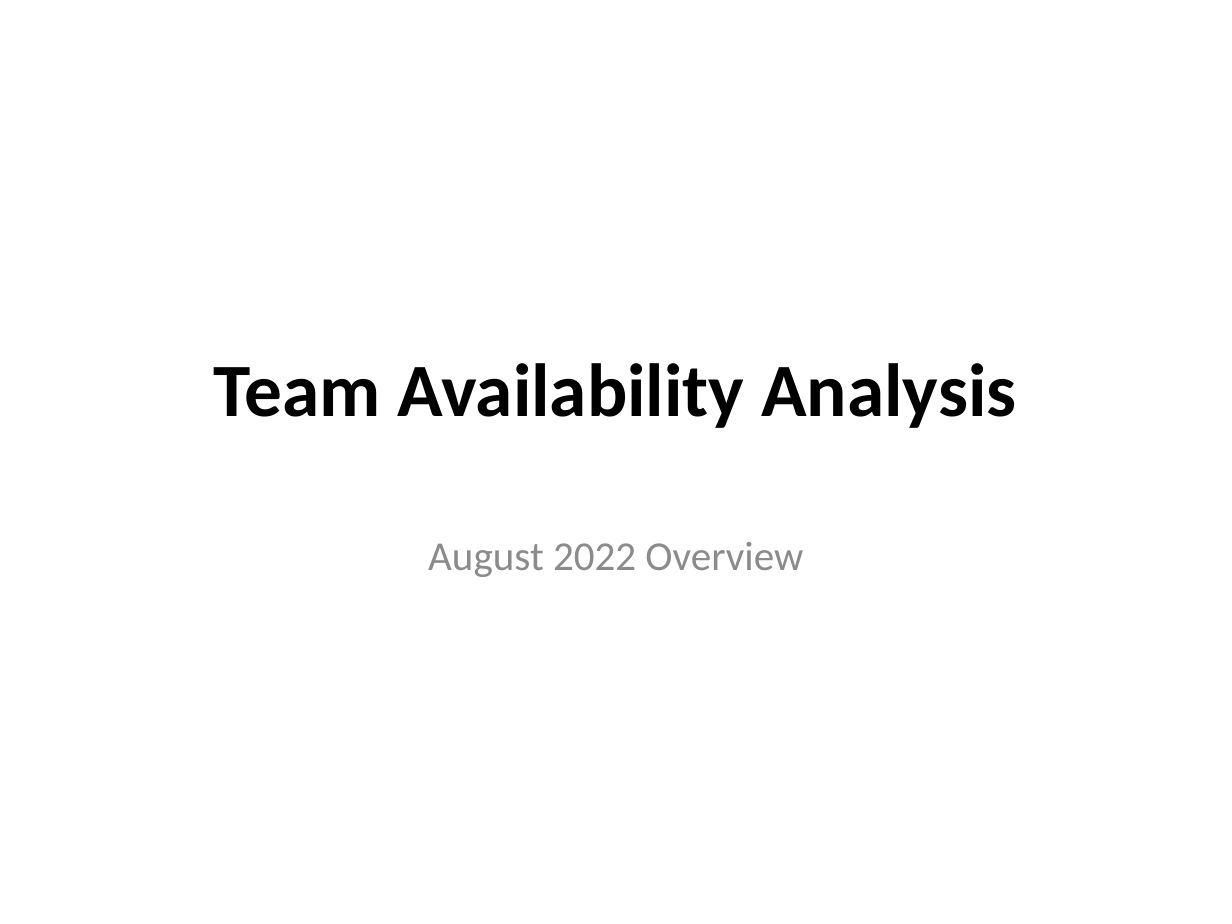
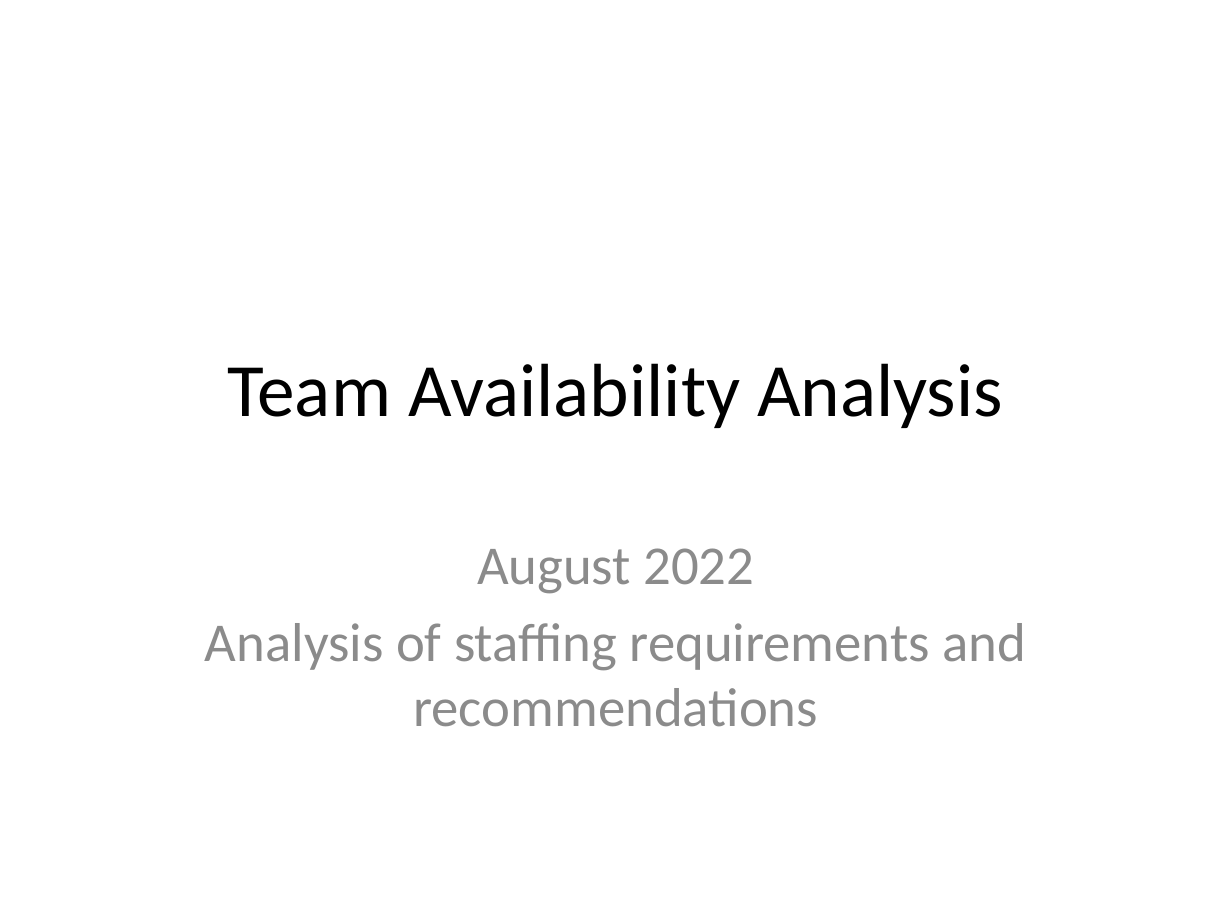
Before and after one commit to Gracing47/ExerciseAssessment, a slide deck: slide 1 of Assessment_03/output/Presentation/team_availability_analysis.pptx. Drawn at 1232x924 pixels with LibreOffice and Linux fonts; fonts in the diff are those of the drawing. Boxes give left, top, right and bottom in pixels: in the first picture for what was removed or moved away, otherwise in the second. Text is boxed around its words. In the diff, an @@ line names an element or a change of style, - is before the commit and + after.

Commit message:
Update team availability analysis
Changes:
- Corrected statistics and analysis
- Improved markdown documentation structure
- Updated presentation with better formatting
- Cleaned up script files
- Added detailed recommendations and action plan

```diff
--- a/Assessment_03/output/Presentation/team_availability_analysis.pptx
+++ b/Assessment_03/output/Presentation/team_availability_analysis.pptx
@@ title "Team Availability Analysis" at box(228, 363, 1003, 428): bold off @@
@@ subtitle at box(205, 548, 1026, 727): text changed; size 24 to 32 pt @@
-August 2022 Overview
+August 2022
+Analysis of staffing requirements and recommendations
```
Also in this commit, not shown: 2 other slides changed, 5 slides added, 3 slides removed, 6 other files.
